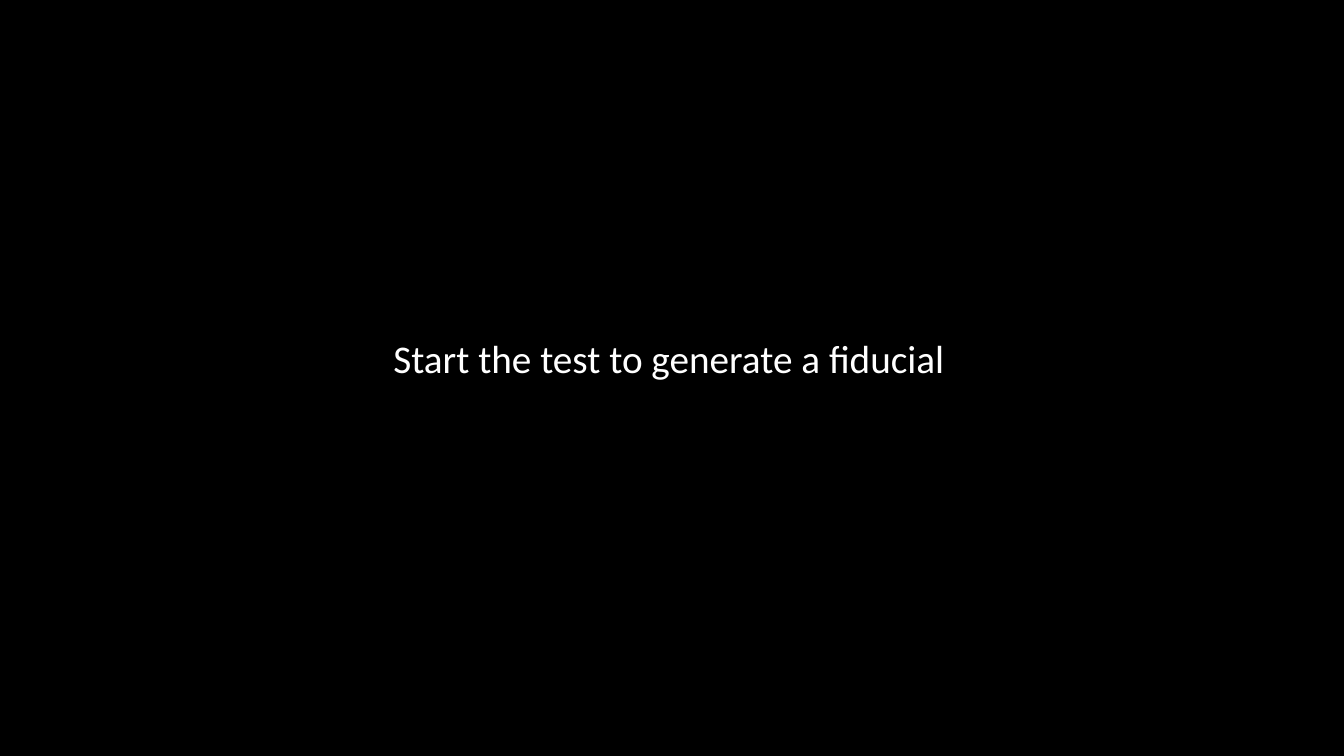
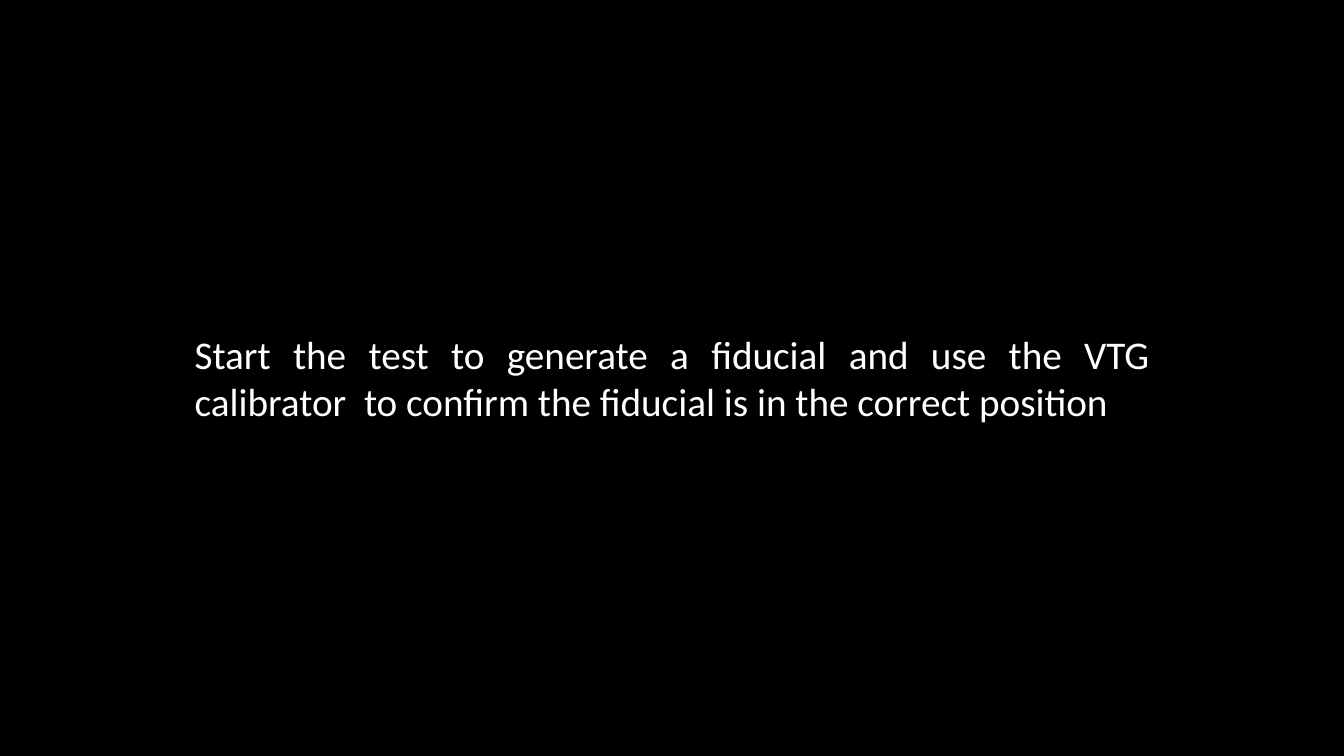
Before and after one commit to LabBench-Society/Protocols, a slide deck: slide 5 of scCalibration/Images.pptx (slide 1 before the commit). Drawn at 1344x756 pixels with LibreOffice and Linux fonts; fonts in the diff are those of the drawing. Boxes give left, top, right and bottom in pixels: in the first picture for what was removed or moved away, otherwise in the second. Text is boxed around its words. In the diff, an @@ line names an element or a change of style, - is before the commit and + after.

Commit message:
Work on the fiducial calibration protocol

```diff
--- a/scCalibration/Images.pptx
+++ b/scCalibration/Images.pptx
@@ text at (195, 341, 1149, 423): text changed @@
-Start the test to generate a fiducial
+Start the test to generate a fiducial and use the VTG calibrator to confirm the fiducial is in the correct position
```
Also in this commit, not shown: 9 slides added, 1 slide removed, 18 other files.
